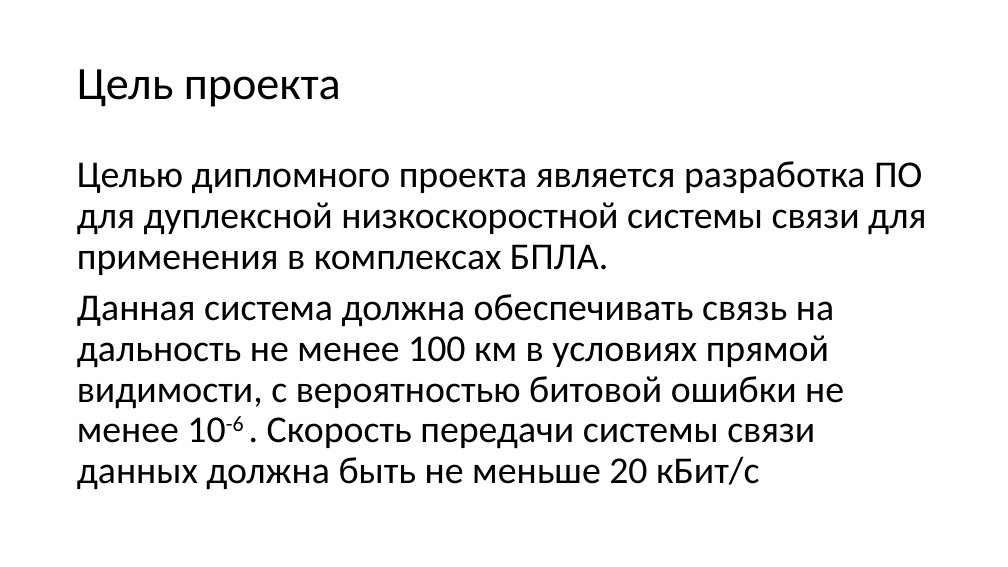
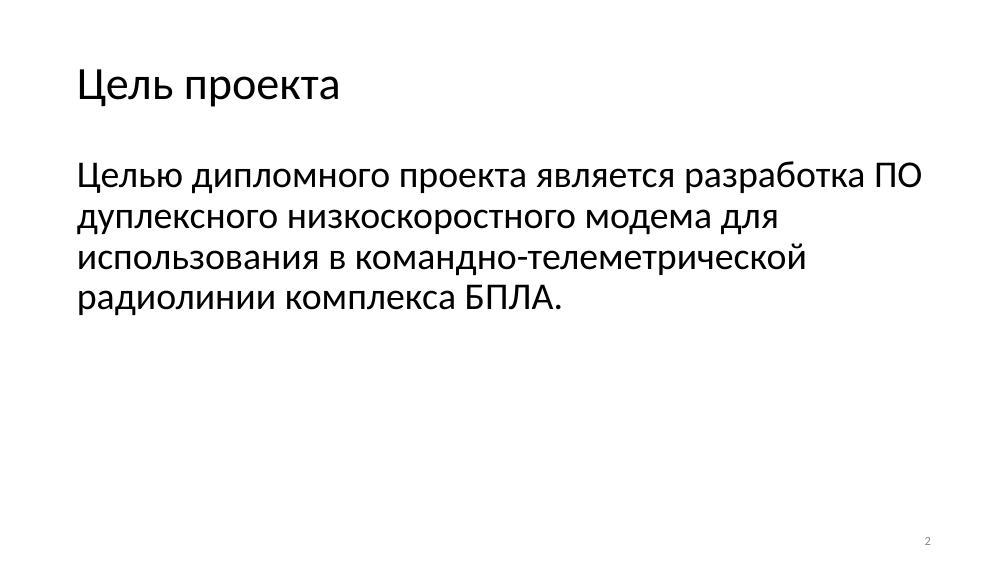
Before and after one commit to wei-blip/diploma, a slide deck: slide 2 of предзащита.pptx. Drawn at 1008x567 pixels with LibreOffice and Linux fonts; fonts in the diff are those of the drawing. Boxes give left, top, right and bottom in pixels: in the first picture for what was removed or moved away, otherwise in the second. Text is boxed around its words. In the diff, an @@ line names an element or a change of style, - is before the commit and + after.

```diff
--- a/предзащита.pptx
+++ b/предзащита.pptx
@@ text at box(77, 161, 922, 316): text changed @@
-Целью дипломного проекта является разработка ПО для дуплексной низкоскоростной системы связи для применения в комплексах БПЛА.
-Данная система должна обеспечивать связь на дальность не менее 100 км в условиях прямой видимости, с вероятностью битовой ошибки не менее 10-6 . Скорость передачи системы связи данных должна быть не меньше 20 кБит/с
+Целью дипломного проекта является разработка ПО дуплексного низкоскоростного модема для использования в командно-телеметрической радиолинии комплекса БПЛА.
@@ page number added at box(925, 537, 931, 545), 12 pt, text #8C8C8C @@
+2
```
Also in this commit, not shown: 9 other slides changed, 5 slides added, 4 slides removed, 2 other files.
